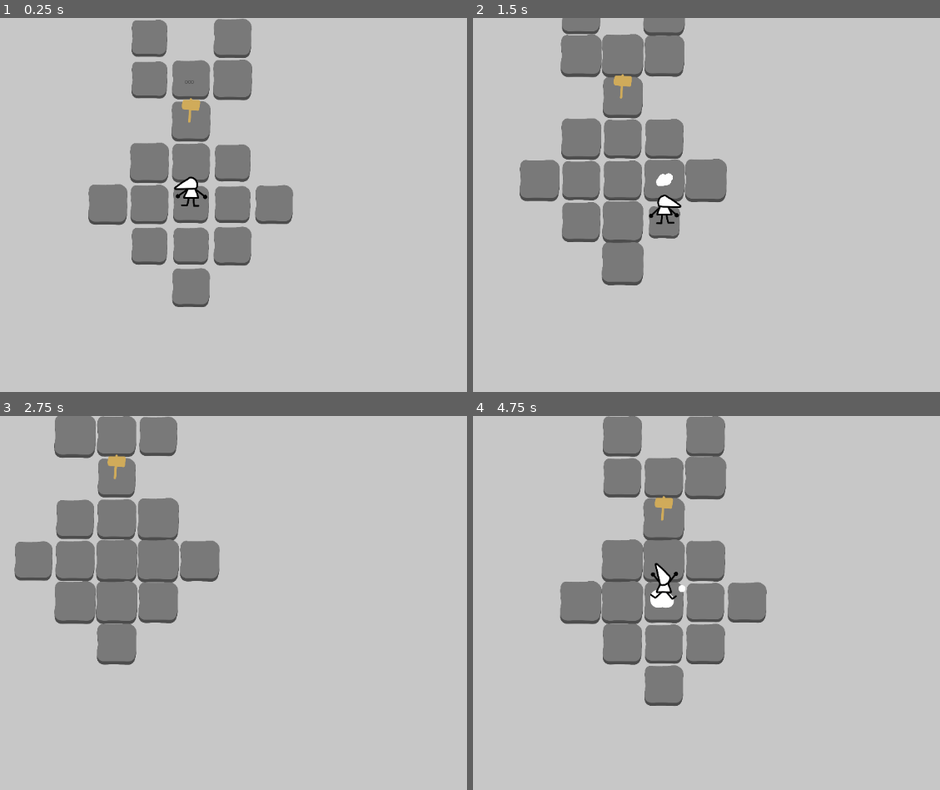
Above: before the commit, frames 1-4 (two rows, left to right).
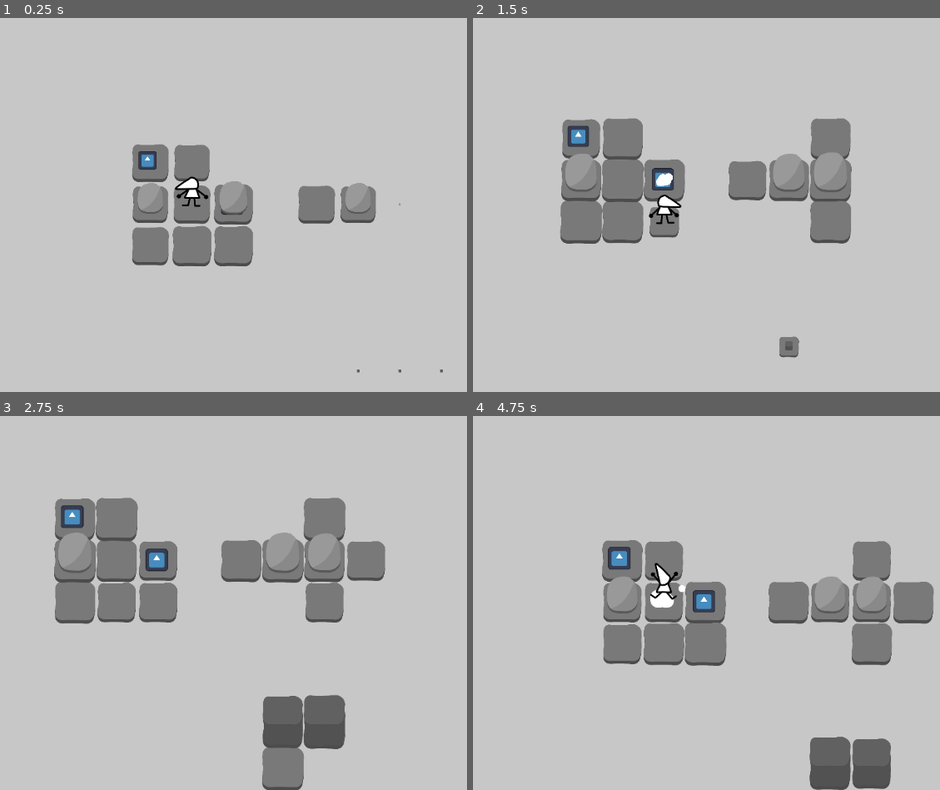
Above: after the commit, the same moments.

Repository: aznoqmous/gameoff-2024
Game: Godot game, scene res://scenes/game.tscn
Two runs of this game, one before a commit and one after it. Both use one fixed random seed, a clock stepped at 60 frames per second and the inputs below. The engine's default icon, where the game draws it, is replaced by a stand-in: a white triangle on a blue panel in a dark square.
Inputs:
- Up to frame 1 (0.25 s): no input
- Up to frame 2 (1.5 s): hold Right (MoveRight) 0.53-1.28 s; hold Space (SwitchMode) 0.53-1.28 s; hold Down (MoveDown) from 1.28 s (still down); tap Space (SwitchMode) at 1.35 s
- Up to frame 3 (2.75 s): release Down (MoveDown) at 2.03 s; hold Right (MoveRight) from 2.03 s (still down); hold Space (SwitchMode) from 2.03 s (still down)
- Up to frame 4 (4.75 s): release Right (MoveRight) at 2.78 s; release Space (SwitchMode) at 2.78 s; hold Up (MoveUp) 2.78-3.53 s; tap Space (SwitchMode) at 2.85, 4.35 s; hold Space (SwitchMode) 3.53-4.28 s; hold Left (MoveLeft) from 3.53 s (still down)

The runs differ from the first frame. In frame 1, 11% of the frame differs, in the area x 18-95%, y 0-95%; in frame 2, 15%; in frame 3, 18%; in frame 4, 19%, in the area x 18-99%, y 0-100%.

Commit message:
added button tile

Diff:
--- a/scenes/game.tscn
+++ b/scenes/game.tscn
@@ -1,12 +1,14 @@
-[gd_scene load_steps=10 format=4 uid="uid://3pte44nuj5m5"]
+[gd_scene load_steps=12 format=4 uid="uid://3pte44nuj5m5"]
 
 [ext_resource type="PackedScene" uid="uid://bdlc63ysvlljr" path="res://scenes/player.tscn" id="1_2la08"]
 [ext_resource type="Script" path="res://scripts/game.gd" id="1_8utgd"]
 [ext_resource type="PackedScene" uid="uid://cp4ggkrgdyacy" path="res://scenes/block.tscn" id="4_30yuk"]
 [ext_resource type="Texture2D" uid="uid://dhlnhfbg8oq7d" path="res://resources/tile.png" id="4_d30wf"]
+[ext_resource type="PackedScene" uid="uid://dhgprbkhapw2i" path="res://scenes/items/button.tscn" id="5_3k7su"]
 [ext_resource type="PackedScene" uid="uid://wxm5vuei7oyq" path="res://scenes/smoke_particles.tscn" id="5_gvgcw"]
 [ext_resource type="PackedScene" uid="uid://bdp2lpfyiwu40" path="res://scenes/sign.tscn" id="5_mc1l0"]
 [ext_resource type="PackedScene" uid="uid://jyirjhlkjwxy" path="res://scenes/stone.tscn" id="6_2nryt"]
+[ext_resource type="PackedScene" uid="uid://cj447cxojo2t6" path="res://scenes/tiles/tile.tscn" id="6_rvlay"]
 
 [sub_resource type="TileSetAtlasSource" id="TileSetAtlasSource_7y4oa"]
 resource_name = "tile"
@@ -26,12 +28,20 @@
 [node name="GroundLayer" type="TileMapLayer" parent="."]
 z_index = -2
 position = Vector2(-128, -128)
-tile_map_data = PackedByteArray("AAAAAAAAAAAAAAAAAAABAAAAAAA …(3635 unchanged characters)… AAAAAsAPP/AAAAAAAAAAArAPP/AAAAAAAAAAApAPL/AAAAAAAAAAApAPP/AAAAAAAAAAApAPT/AAAAAAAAAAAoAPT/AAAAAA …(120 unchanged characters)…
+tile_map_data = PackedByteArray("AAAAAAAAAAAAAAAAAAABAAAAAAA …(3635 unchanged characters)… AAAAAsAPP/AAAAAAAAAAArAPP/AAAAAAAAAAApAPP/AAAAAAAAAAApAPT/AAAAAAAAAAAoAPT/AAAAAA …(120 unchanged characters)…
 tile_set = SubResource("TileSet_aij7n")
 
 [node name="Terrain" type="Node2D" parent="."]
 y_sort_enabled = true
 
+[node name="Items" type="Node2D" parent="Terrain"]
+
+[node name="Button" parent="Terrain/Items" instance=ExtResource("5_3k7su")]
+position = Vector2(9343, -3378)
+
+[node name="Button2" parent="Terrain/Items" instance=ExtResource("5_3k7su")]
+position = Vector2(9831, -3129)
+
 [node name="Stones" type="Node2D" parent="Terrain"]
 
 [node name="Stone" parent="Terrain/Stones" instance=ExtResource("6_2nryt")]
@@ -112,6 +122,12 @@
 [node name="Stone18" parent="Terrain/Stones" instance=ExtResource("6_2nryt")]
 position = Vector2(10549, -3113)
 
+[node name="Stone23" parent="Terrain/Stones" instance=ExtResource("6_2nryt")]
+position = Vector2(9352, -3113)
+
+[node name="Stone24" parent="Terrain/Stones" instance=ExtResource("6_2nryt")]
+position = Vector2(9843, -3110)
+
 [node name="Stone19" parent="Terrain/Stones" instance=ExtResource("6_2nryt")]
 position = Vector2(10795, -3113)
 
@@ -211,7 +227,22 @@
 [node name="Block33" parent="Terrain/Blocks" instance=ExtResource("4_30yuk")]
 position = Vector2(10792, -2169)
 
+[node name="Tiles" type="Node2D" parent="Terrain"]
+
+[node name="Tile" parent="Terrain/Tiles" node_paths=PackedStringArray("activators") instance=ExtResource("6_rvlay")]
+position = Vector2(9592, -3614)
+activators = [NodePath("../../Items/Button"), NodePath("../../Items/Button2")]
+
+[node name="Tile2" parent="Terrain/Tiles" node_paths=PackedStringArray("activators") instance=ExtResource("6_rvlay")]
+position = Vector2(9592, -3868)
+activators = [NodePath("../../Items/Button"), NodePath("../../Items/Button2")]
+
+[node name="Tile3" parent="Terrain/Tiles" node_paths=PackedStringArray("activators") instance=ExtResource("6_rvlay")]
+position = Vector2(9592, -4122)
+activators = [NodePath("../../Items/Button"), NodePath("../../Items/Button2")]
+
 [node name="Player" parent="." instance=ExtResource("1_2la08")]
+position = Vector2(9579, -3121)
 
 [node name="Camera2D" type="Camera2D" parent="Player"]
 zoom = Vector2(0.3, 0.3)
--- /dev/null
+++ b/scenes/items/button.tscn
@@ -0,0 +1,23 @@
+[gd_scene load_steps=4 format=3 uid="uid://dhgprbkhapw2i"]
+
+[ext_resource type="Script" path="res://scripts/tile_items/button_tile_item.gd" id="1_e1047"]
+[ext_resource type="Texture2D" uid="uid://cmp6cshhb00ao" path="res://icon.svg" id="2_41j6q"]
+
+[sub_resource type="CircleShape2D" id="CircleShape2D_61h34"]
+radius = 100.0
+
+[node name="Button" type="Node2D"]
+script = ExtResource("1_e1047")
+fallable = false
+walkable = true
+
+[node name="AnimationPlayer" type="AnimationPlayer" parent="."]
+
+[node name="Sprite2D" type="Sprite2D" parent="."]
+z_index = -1
+texture = ExtResource("2_41j6q")
+
+[node name="Area2D" type="Area2D" parent="."]
+
+[node name="CollisionShape2D" type="CollisionShape2D" parent="Area2D"]
+shape = SubResource("CircleShape2D_61h34")
--- a/scenes/stone.tscn
+++ b/scenes/stone.tscn
@@ -54,6 +54,9 @@
 "RESET": SubResource("Animation_a4kek")
 }
 
+[sub_resource type="CircleShape2D" id="CircleShape2D_l6e7p"]
+radius = 60.0
+
 [node name="Stone" type="Node2D"]
 y_sort_enabled = true
 script = ExtResource("1_p8hun")
@@ -68,3 +71,8 @@
 y_sort_enabled = true
 position = Vector2(0, -47)
 texture = ExtResource("1_m1njd")
+
+[node name="Area2D" type="Area2D" parent="."]
+
+[node name="CollisionShape2D" type="CollisionShape2D" parent="Area2D"]
+shape = SubResource("CircleShape2D_l6e7p")
--- a/scripts/game.gd
+++ b/scripts/game.gd
@@ -5,31 +5,35 @@
 @onready var terrain: Node2D = $Terrain
 @onready var stones: Node2D = $Terrain/Stones
 @onready var blocks: Node2D = $Terrain/Blocks
+@onready var items: Node2D = $Terrain/Items
+@onready var tile: Tile = $Terrain/Tiles/Tile
+@onready var tilesContainer: Node2D = $Terrain/Tiles
+
 @onready var ground_layer: TileMapLayer = $GroundLayer
 @export var mapSize = Vector2(10,10)
 @export var tileSize = 100
 var tiles = {}
 
-
-# Called when the node enters the scene tree for the first $Terraintime.
 func _ready() -> void:
 	create_map()
 
-# Called every frame. 'delta' is the elapsed time since the previous frame.
 func _process(delta: float) -> void:
 	pass
 
 var baseTile = preload("res://scenes/tiles/tile.tscn")
 var lilipadBaseTile = preload("res://scenes/tiles/lilipad_tile.tscn")
 func create_map() -> void:
+	for tile: Tile in tilesContainer.get_children(): add_tile(tile, (tile.position/tileSize).round())
+
 	ground_layer.visible = false
 	for tilePosition in ground_layer.get_used_cells():
 		add_ground_tile(tilePosition)
 
-	for stone: TileItem in stones.get_children():
-		stone.init()
-	for block: TileItem in blocks.get_children():
-		block.init()
+	for item: TileItem in items.get_children(): item.init()
+	for stone: TileItem in stones.get_children(): stone.init()
+	for block: TileItem in blocks.get_children(): block.init()
+
+
 
 func add_lilipad_tile(tilePosition: Vector2):
 	var newTile : Tile = lilipadBaseTile.instantiate()
@@ -41,20 +45,24 @@
 
 func add_tile(tile: Tile, tilePosition: Vector2):
 	tile.position = tilePosition * tileSize
-	terrain.add_child(tile)
+	tilesContainer.add_child(tile)
 	set_tile(tilePosition.x, tilePosition.y, tile)
 
 func get_tile(x, y) -> Tile:
 	var key = Vector2(x,y)
-	if tiles.has(key):
+	if tiles.has(key) and tiles[key].is_active():
 		return tiles[key]
 	return null
 
 func get_tile_at_position(pos: Vector2) -> Tile:
-	return get_tile(pos.x, pos.y)
+	var tile = get_tile(pos.x, pos.y)
+	if tile: return tile
+	return null
+
 func is_walkable(pos: Vector2) -> bool:
 	var tile = get_tile_at_position(pos)
 	if not tile: return false
 	return tile.is_walkable()
+
 func set_tile(x, y, tile) -> void:
 	tiles[Vector2(x,y)] = tile
--- a/scripts/player.gd
+++ b/scripts/player.gd
@@ -125,7 +125,6 @@
 
 	var tile = game.get_tile_at_position((pos + direction)/game.tileSize)
 	if tile and not tile.is_walkable() and not push(tile, direction): return
-
 
 	targetPositions.append(pos + direction)
 	if isCasting:
--- a/scripts/tile.gd
+++ b/scripts/tile.gd
@@ -1,8 +1,10 @@
 class_name Tile
 extends Node2D
 
-@onready var player: Player = $"../../Player"
-@onready var game: Game = $"../.."
+@onready var player: Player = $"../../../Player"
+@onready var game: Game = $"../../.."
+
+@export var activators : Array[ButtonTileItem] = []
 
 var size = 0
 var memory = 0
@@ -32,7 +34,7 @@
 	#if not position.distance_to(player.position) < game.tileSize * player.sightRadius:
 		#memory -= delta
 
-	if memory > 0:
+	if memory > 0 and is_active():
 		size = 1 + sin(Time.get_ticks_msec()/5000.0 * 2 * PI + position.x + position.y) / 20
 	else:
 		memory = 0
@@ -41,9 +43,15 @@
 
 	if _item: _item.scale = lerp(_item.scale, scale, delta * 10)
 
-func is_walkable():
+func is_active() -> bool:
+	if activators.is_empty(): return true
+	for activator in activators:
+		if not activator.active : return false
+	return true
+
+func is_walkable() -> bool:
 	if not _item: return true
-	return false
+	return _item.walkable
 
 func set_item(item):
 	_item = item
--- a/scripts/tile_items/_tile_item.gd
+++ b/scripts/tile_items/_tile_item.gd
@@ -4,6 +4,7 @@
 @export var pushable : bool = false
 @export var destroyable : bool = false
 @export var fallable: bool = true
+@export var walkable: bool = false
 
 @onready var animation_player: AnimationPlayer = $AnimationPlayer
 @onready var game: Game = $"../../.."
--- /dev/null
+++ b/scripts/tile_items/button_tile_item.gd
@@ -0,0 +1,21 @@
+class_name ButtonTileItem
+extends TileItem
+
+@onready var area_2d: Area2D = $Area2D
+
+func _ready() -> void:
+	area_2d.area_entered.connect(handle_enter)
+	area_2d.area_exited.connect(handle_exit)
+	pass # Replace with function body.
+
+var active : bool = false
+func handle_enter(area: Area2D):
+	active = true
+	pass
+
+func handle_exit(area: Area2D):
+	active = false
+	pass
+
+func _process(delta: float) -> void:
+	pass
Not shown: 1 places in scenes/stone.tscn that only renumber resources
